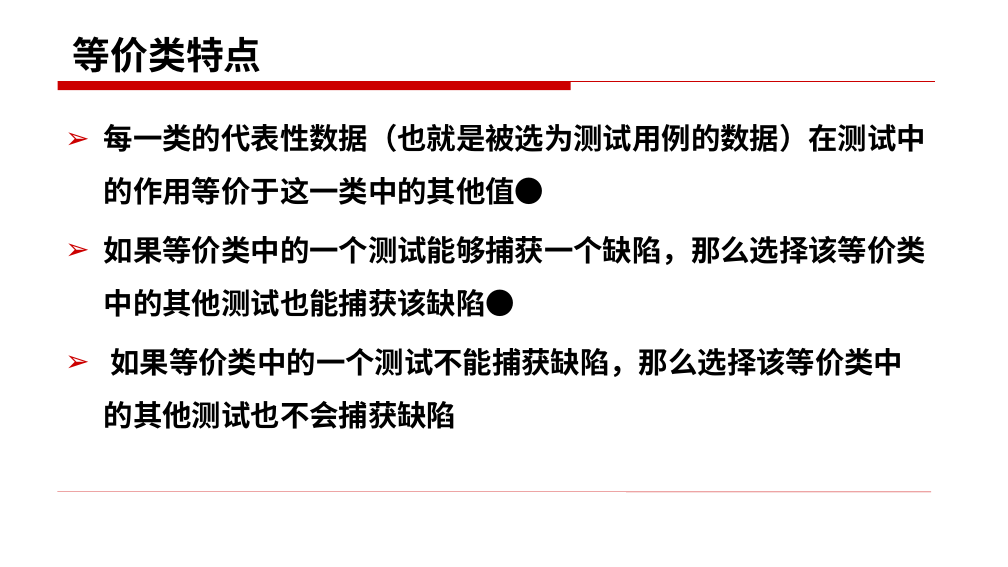
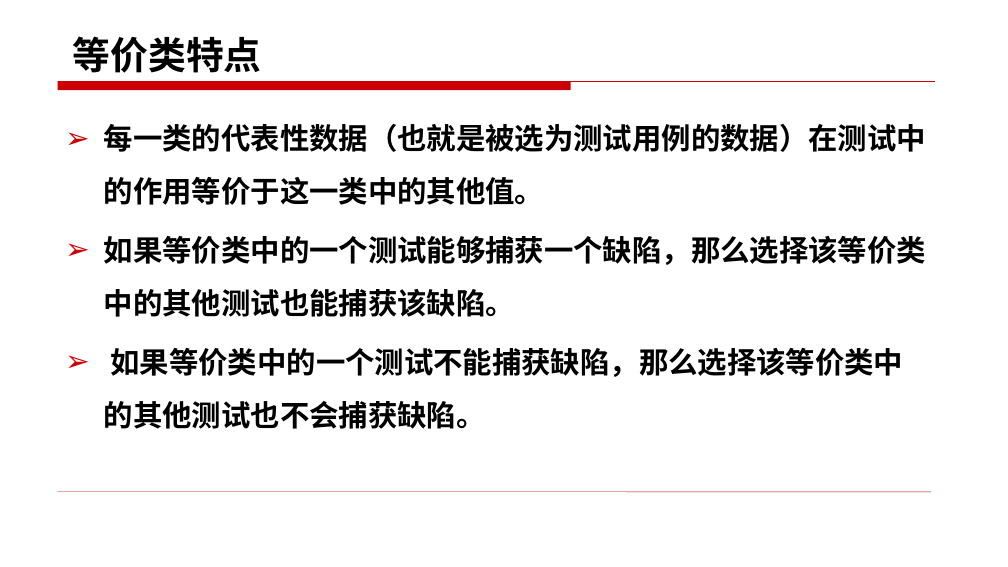
Before and after one commit to edu2act/course-foundation-software-tesing, a slide deck: slide 52 of materials/slides/3.1.pptx (slide 53 before the commit). Drawn at 1008x567 pixels with LibreOffice and Linux fonts; fonts in the diff are those of the drawing. Boxes give left, top, right and bottom in pixels: in the first picture for what was removed or moved away, otherwise in the second. Text is boxed around its words. In the diff, an @@ line names an element or a change of style, - is before the commit and + after.

```diff
--- a/materials/slides/3.1.pptx
+++ b/materials/slides/3.1.pptx
@@ text at box(104, 124, 926, 429): text changed @@
-➢ 每一类的代表性数据（也就是被选为测试用例的数据）在测试中的作用等价于这一类中的其他值●
-➢ 如果等价类中的一个测试能够捕获一个缺陷，那么选择该等价类中的其他测试也能捕获该缺陷●
-➢ 如果等价类中的一个测试不能捕获缺陷，那么选择该等价类中的其他测试也不会捕获缺陷
+➢ 每一类的代表性数据（也就是被选为测试用例的数据）在测试中的作用等价于这一类中的其他值。
+➢ 如果等价类中的一个测试能够捕获一个缺陷，那么选择该等价类中的其他测试也能捕获该缺陷。
+➢ 如果等价类中的一个测试不能捕获缺陷，那么选择该等价类中的其他测试也不会捕获缺陷。
```
Also in this commit, not shown: 24 other slides changed, 5 slides added, 6 slides removed, 36 other files.
